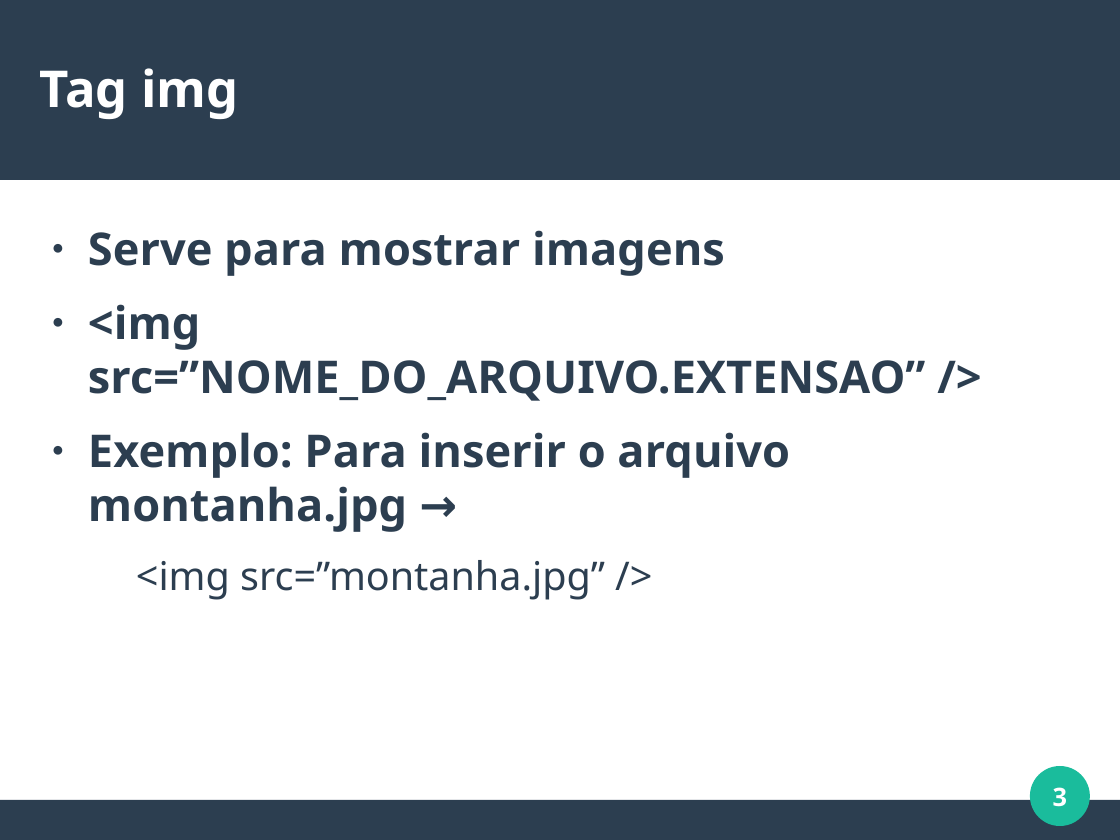
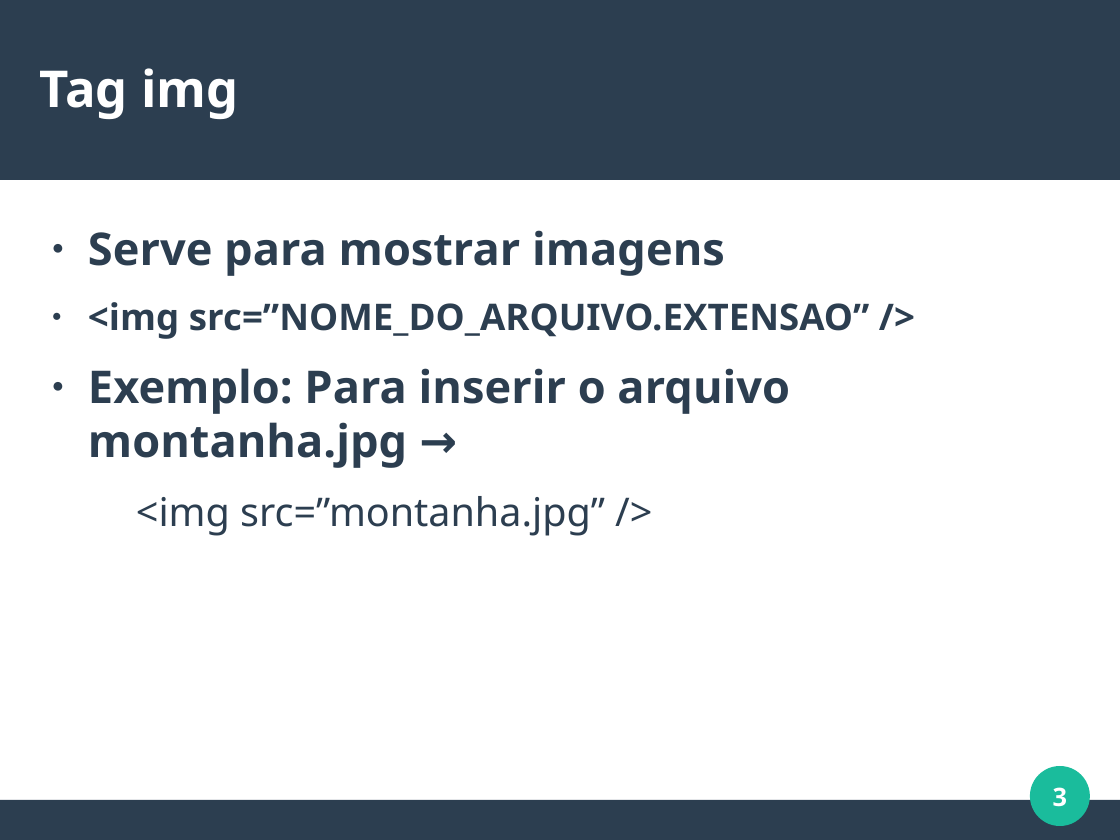
Before and after one commit to viniciusalveshax/aulas, a slide deck: slide 3 of programacao-web/01-html/aula03-html2.odp. Drawn at 1120x840 pixels with LibreOffice and Linux fonts; fonts in the diff are those of the drawing. Boxes give left, top, right and bottom in pixels: in the first picture for what was removed or moved away, otherwise in the second. Text is boxed around its words. In the diff, an @@ line names an element or a change of style, - is before the commit and + after.

```diff
--- a/programacao-web/01-html/aula03-html2.odp
+++ b/programacao-web/01-html/aula03-html2.odp
@@ text at [88, 302, 870, 339]: size 32 to 26 pt in "<img src=”NOME_DO_ARQUIVO.EXTENSAO” />" @@
```
Also in this commit, not shown: 1 other file.
